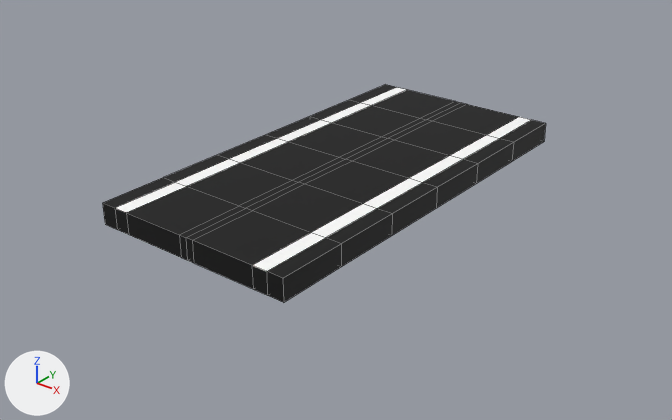
An edit to the FBX model Assets/_game/Assets/Models/halfroad_export.fbx, drawn before and after from the same camera.
Both versions are drawn from a 50 mm lens placed at (24.4, -31.3, 17.1), pointed at (0.2, -0.9, -1.7). Every picture has the same lights, and +X, +Y and +Z are marked at lower left. Mesh edges are drawn as thin lines.
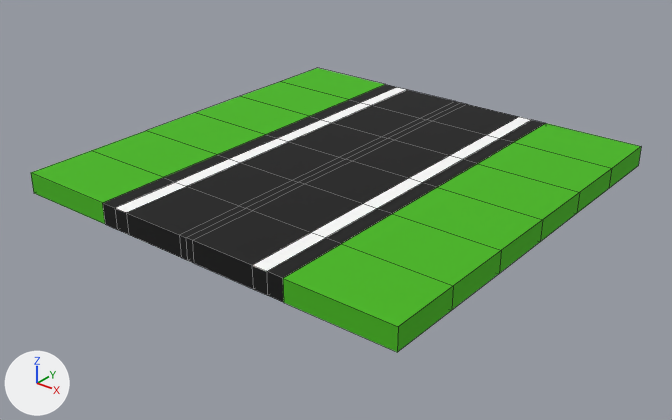
Changed parts and their boxes [x1, y1, x2, y2] in the pictures (672 x 420 px):
'Cube.004', reshaped (38% wider, 30% taller)
    before: [103, 84, 546, 302]
    after: [31, 68, 641, 352]
part 1 of me_cube_007, built on
    before: [283, 124, 546, 302]
    after: [283, 123, 641, 352]
part 2 of me_cube_007, built on (green)
    after: [31, 68, 385, 224]

Patch to the scene script:
```diff
--- a/Assets/_game/Assets/Models/halfroad_export.fbx.py
+++ b/Assets/_game/Assets/Models/halfroad_export.fbx.py
@@ mat_material_002 @@
+mat_material_002 = principled_material('Material.002')
+mat_material_002.base_color = (0.0626, 0.48, 0.00897)  # green #47b818
+mat_material_002.roughness = 1.0
@@ me_cube_007 @@
 # used by ob_cube_004; location = (0.0, 0.0, 0.0)
-me_cube_007.from_pydata(...)  # 126 vertices, 124 faces; spans x -5.0..5.0, y -10.0..10.0, z -0.5..0.5
+me_cube_007.from_pydata(...)  # 154 vertices, 152 faces; spans x -10.0..10.0, y -10.0..10.0, z -0.5..0.5
+# me_cube_007 part 1
+# 6 faces are deleted
+# 14 new vertices lie (5.0, 0.0, 0.0) away from vertices in x 5.0, y -10.0..10.0, z -0.5..0.5
+# 20 new faces join them, mat_material_002 (green #47b818)
+# me_cube_007 part 2
+# 6 faces are deleted
+# 14 new vertices lie (-5.0, 0.0, 0.0) away from vertices in x -5.0, y -10.0..10.0, z -0.5..0.5
+# 20 new faces join them, mat_material_002 (green #47b818)
 me_cube_007.materials.append(mat_material_005)
 me_cube_007.materials.append(mat_materialw_002)
+me_cube_007.materials.append(mat_material_002)  # green #47b818
```
